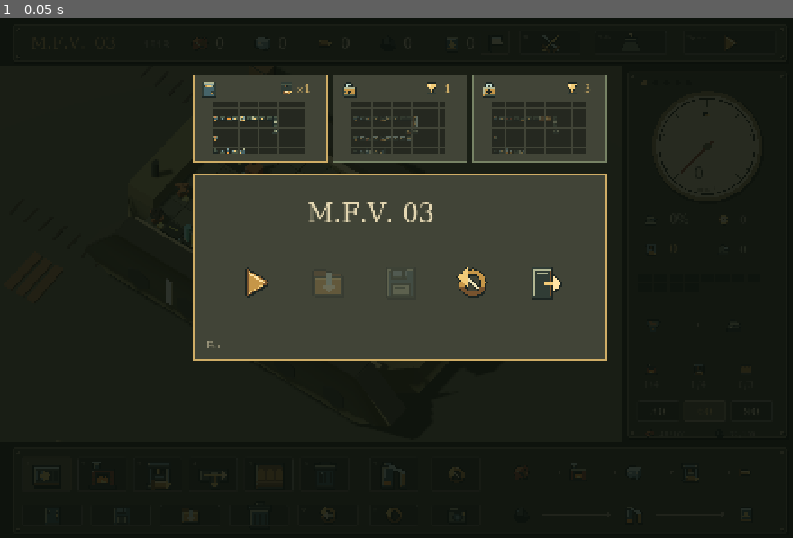
Above: before the commit, frame 1.
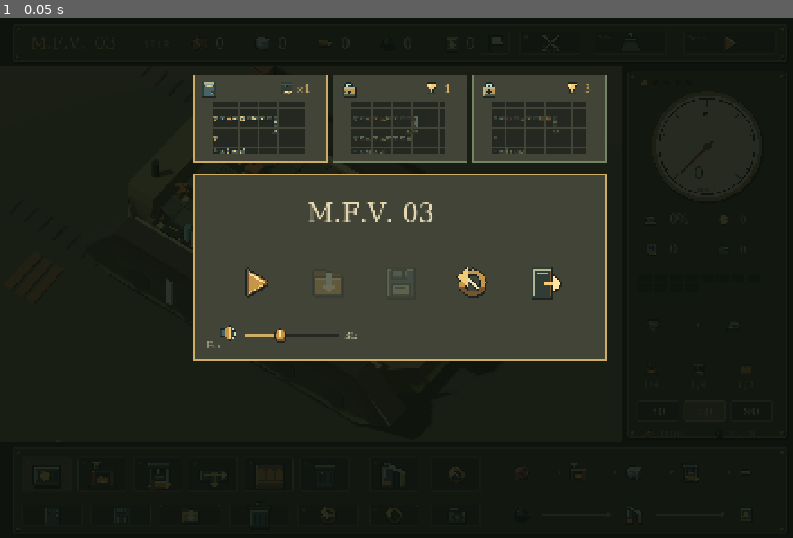
Above: after the commit, the same moment.

Repository: dicenull/last-supply-line
Game: Godot game, scene res://main.tscn
The game is run twice, just before and just after one commit, with the same random seed, the same clock (stepped at 60 frames per second) and the same inputs.
Inputs:
- Up to frame 1 (0.05 s): no input

The runs differ from the first frame. In frame 1, 0.1% of the frame differs, in the area x 27-46%, y 59-63%.

Commit message:
Add persistent icon-only volume and mute controls

Diff:
--- a/scripts/pixel_icons.gd
+++ b/scripts/pixel_icons.gd
@@ -7,7 +7,7 @@
 	"rust":"905238", "rust_hi":"cb8651", "red":"a94735", "fire":"f39d3c", "yellow":"ffe88a",
 	"steel":"7f9e9f", "steel_hi":"c3dcce", "steel_dark":"466469", "inlet":"70d4cc", "wood":"80613e", "wood_hi":"b38d55"
 }
-const KINDS = ["scrap","steel","shell","belt","furnace","pre …(383 unchanged characters)… d","waiting","processing","ready","idle"]
+const KINDS = ["scrap","steel","shell","belt","furnace","pre …(383 unchanged characters)… d","waiting","processing","ready","idle","sound","mute","volume_knob"]
 var cache: Dictionary = {}
 var canvas: Image
 
@@ -272,6 +272,23 @@
 			line(Vector2i(7,15),Vector2i(13,21),"inlet",3)
 			line(Vector2i(13,21),Vector2i(24,8),"inlet",3)
 		"idle": disk(16,16,4,"shade")
+		"volume_knob":
+			disk(16,16,11,"ink")
+			disk(16,15,10,"bronze")
+			disk(16,14,8,"gold")
+			line(Vector2i(16,7),Vector2i(16,18),"cream",2)
+			rivet(10,12)
+		"sound", "mute":
+			plate(3,11,8,12,"steel_dark")
+			poly([[10,11],[20,4],[20,29],[10,22]],"gold")
+			line(Vector2i(19,6),Vector2i(19,26),"gold_hi",2)
+			if kind == "sound":
+				line(Vector2i(24,9),Vector2i(28,14),"steel_hi",2)
+				line(Vector2i(28,14),Vector2i(28,20),"steel_hi",2)
+				line(Vector2i(28,20),Vector2i(24,25),"steel_hi",2)
+			else:
+				line(Vector2i(23,12),Vector2i(29,22),"red",2)
+				line(Vector2i(29,12),Vector2i(23,22),"red",2)
 		"lock":
 			disk(16,11,8,"ink")
 			disk(16,11,6,"steel_hi")
--- a/scripts/run_menu.gd
+++ b/scripts/run_menu.gd
@@ -4,6 +4,9 @@
 var actions: Array = []
 var blueprint_buttons: Array = []
 var previews: Array = []
+var volume_slider: HSlider
+var mute_button: Button
+var previous_volume = 0.35
 func _ready():
 	position = Vector2.ZERO
 	size = Vector2(1440,940)
@@ -36,11 +39,50 @@
 		add_child(button)
 		blueprint_buttons.append(button)
 		previews.append(game.Blueprints.layout(id))
+	volume_slider = HSlider.new()
+	volume_slider.position = Vector2(440,558)
+	volume_slider.size = Vector2(170,28)
+	volume_slider.min_value = 0
+	volume_slider.max_value = 100
+	volume_slider.step = 5
+	volume_slider.focus_mode = Control.FOCUS_NONE
+	var rail = StyleBoxFlat.new()
+	rail.bg_color = Color("252820")
+	rail.border_color = Color("a7a084")
+	rail.set_border_width_all(1)
+	rail.content_margin_top = 3
+	rail.content_margin_bottom = 3
+	volume_slider.add_theme_stylebox_override("slider",rail)
+	var fill = rail.duplicate()
+	fill.bg_color = Color("cfad66")
+	volume_slider.add_theme_stylebox_override("grabber_area",fill)
+	volume_slider.add_theme_stylebox_override("grabber_area_highlight",fill)
+	volume_slider.add_theme_icon_override("grabber",game.pixel_icons.texture("volume_knob"))
+	volume_slider.add_theme_icon_override("grabber_highlight",game.pixel_icons.texture("volume_knob"))
+	volume_slider.value = game.sound.volume*100
+	volume_slider.value_changed.connect(func(value):
+		game.sound.set_volume(value/100.0)
+		queue_redraw())
+	add_child(volume_slider)
+	mute_button = Button.new()
+	mute_button.position = Vector2(390,548)
+	mute_button.size = Vector2(40,40)
+	mute_button.focus_mode = Control.FOCUS_NONE
+	mute_button.flat = true
+	mute_button.pressed.connect(func():
+		if game.sound.volume > 0:
+			previous_volume = game.sound.volume
+			game.sound.set_volume(0)
+		else: game.sound.set_volume(previous_volume)
+		volume_slider.set_value_no_signal(game.sound.volume*100)
+		queue_redraw())
+	add_child(mute_button)
 	visible = false
 
 func refresh():
 	actions[1].disabled = not FileAccess.file_exists(game.checkpoint_path) and not FileAccess.file_exists(game.checkpoint_path+".bak")
 	actions[2].disabled = game.menu_title
+	volume_slider.set_value_no_signal(game.sound.volume*100)
 	for i in range(blueprint_buttons.size()):
 		blueprint_buttons[i].disabled = not game.can_apply_blueprint() or game.Blueprints.IDS[i] not in game.history.unlocked
 	queue_redraw()
@@ -56,6 +98,10 @@
 		draw_rect(Rect2(at,Vector2(110,88)),Color("a7a084"),false,1)
 		var tint = Color(1,1,1,0.25) if actions[i].disabled else Color.WHITE
 		draw_texture_rect(game.pixel_icons.texture(kinds[i]),Rect2(at+Vector2(23,12),Vector2(64,64)),false,tint)
+	draw_texture_rect(game.pixel_icons.texture("mute" if game.sound.volume == 0 else "sound"),Rect2(394,552,32,32),false)
+	draw_string(game.font,Vector2(620,579),str(roundi(game.sound.volume*100)),HORIZONTAL_ALIGNMENT_LEFT,-1,18,Color("e4d7b2"))
+	if game.sound.settings_error:
+		draw_texture_rect(game.pixel_icons.texture("defeat"),Rect2(758,558,28,28),false)
 	if game.menu_status != "":
 		draw_texture_rect(game.pixel_icons.texture(game.menu_status),Rect2(699,551,42,42),false)
 	draw_string(game.font,Vector2(372,598),"Esc",HORIZONTAL_ALIGNMENT_LEFT,-1,15,Color("a7a084"))
